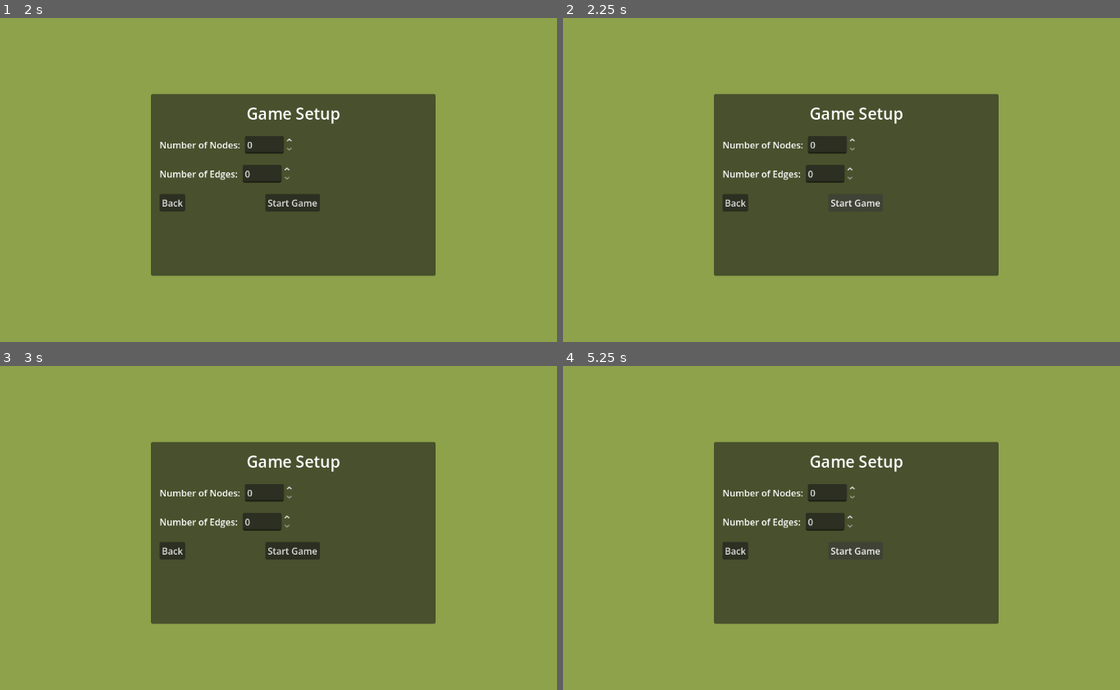
Above: before the commit, frames 1-4 (two rows, left to right).
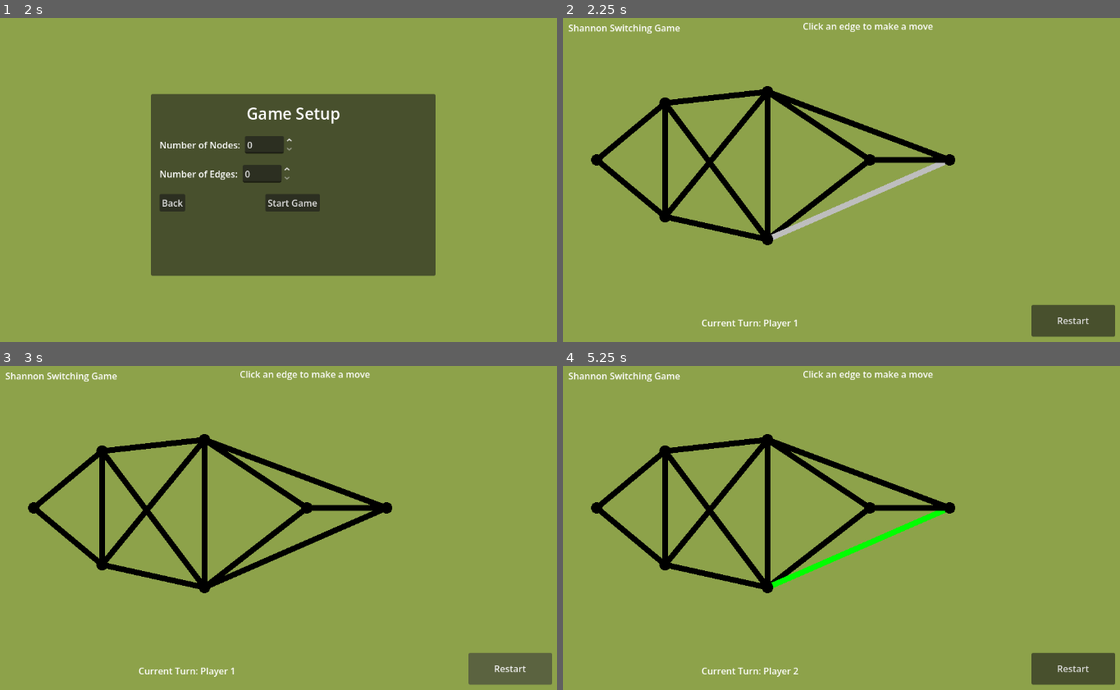
Above: after the commit, the same moments.

Repository: harv-sudo/Shannon-Switching-Game
Game: Godot game, scene res://scenes/mainMenu.tscn
The game is run twice, just before and just after one commit, with the same random seed, the same clock (stepped at 60 frames per second) and the same inputs.
Inputs (mouse positions are in pixels of both pictures, inside the frame that each line leads up to):
- Up to frame 1 (2 s): click "Start" at 0.5 s; click "Player vs Player" at 1.25 s
- Up to frame 2 (2.25 s): click "Start Game" at 2 s
- Up to frame 3 (3 s): click (512, 667) at 2.75 s, where only the run after the commit has a clickable "Restart"
- Up to frame 4 (5.25 s): click (1075, 667) at 3.5 s, where only the run after the commit has a clickable "Restart"; click (1075, 667) at 4.25 s, where only the run after the commit has a clickable "Restart"; click (858, 550) at 5 s, where only the run before the commit has a clickable "Start Game"

Frame 1 is identical in both runs. In frame 2, 33% of the frame differs, in the area x 1-100%, y 1-99%; in frame 3, 33%; in frame 4, 33%.

Commit message:
Connected correct scenes

Diff:
--- a/scripts/ui/gameSetup.gd
+++ b/scripts/ui/gameSetup.gd
@@ -11,4 +11,4 @@
 	get_tree().change_scene_to_file("res://scenes/gameMode.tscn")
 
 func _on_start_game_pressed() -> void:
-	get_tree().change_scene_to_file("res://testingScene.tscn")
+	get_tree().change_scene_to_file("res://shannonBoard.tscn")
--- a/scripts/ui/gameSetupAI.gd
+++ b/scripts/ui/gameSetupAI.gd
@@ -16,4 +16,4 @@
 	get_tree().change_scene_to_file("res://scenes/gameMode.tscn")
 
 func _on_start_game_pressed() -> void:
-	get_tree().change_scene_to_file("res://testingScene.tscn")
+	get_tree().change_scene_to_file("res://shannonBoard.tscn")
--- a/startScreen.tscn
+++ /dev/null
@@ -1,30 +0,0 @@
-[gd_scene format=3 uid="uid://p3l8gso0185x"]
-
-[ext_resource type="Script" uid="uid://divcwsnjmev5l" path="res://scripts/startGame.gd" id="1_3cdud"]
-
-[sub_resource type="LabelSettings" id="LabelSettings_3pj0e"]
-font_size = 28
-
-[node name="Control" type="Control" unique_id=671787327]
-layout_mode = 3
-anchors_preset = 15
-anchor_right = 1.0
-anchor_bottom = 1.0
-grow_horizontal = 2
-grow_vertical = 2
-script = ExtResource("1_3cdud")
-
-[node name="Label" type="Label" parent="." unique_id=280927272]
-layout_mode = 1
-anchors_preset = 5
-anchor_left = 0.5
-anchor_right = 0.5
-offset_left = -172.0
-offset_top = 12.0
-offset_right = 172.0
-offset_bottom = 102.0
-grow_horizontal = 2
-text = "Team 4
-Shannon Switching Game"
-label_settings = SubResource("LabelSettings_3pj0e")
-horizontal_alignment = 1
Not shown, added: export_presets.cfg
Not shown, removed: scripts/edges.gd.uid
